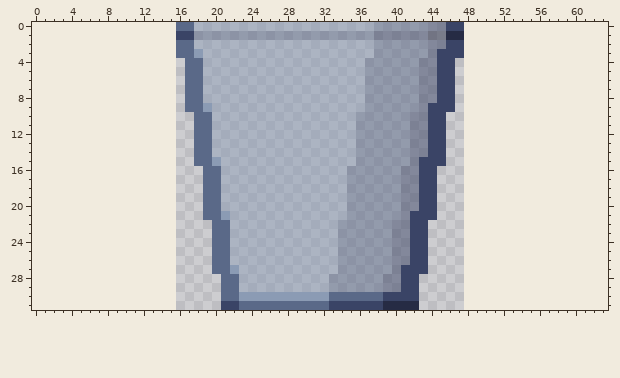
File history of a pixel-art sprite, sprites/bucket/bucket.png. The picture above was drawn from the file before the commit.
The file is 32x32 pixels. The old version is drawn lined up with the new one, on the new canvas.
After the commit:
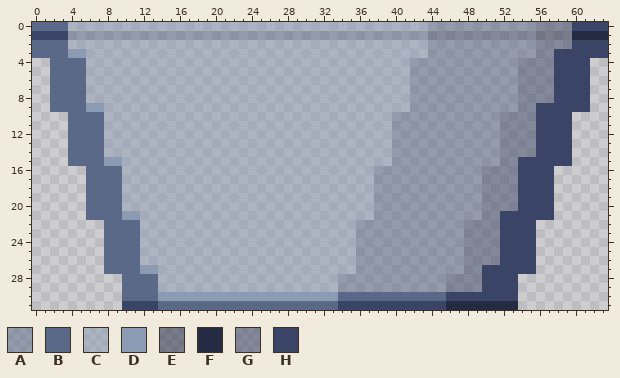
Palette (. is transparent): A #5a698880  B #5a6988  C #8b9bb480  D #8b9bb4  E #262b4480  F #262b44  G #3a446680  H #3a4466
Edits made:
canvas 32x32 -> 64x32, the old top-left corner now at 16,0
y 0: x 0..17 ................BB -> BBBBCCCCCCCCCCCCCC; x 38..63 AAAAAAGGHH................ -> CCCCCCAAAAAAAAAAAAGGGGHHHH
y 1: x 0..17 ................HH -> HHHHAAAAAAAAAAAAAA; x 38..63 GGGGGGEEFF................ -> AAAAAAGGGGGGGGGGGGEEEEFFFF
y 2: x 0..17 ................BB -> BBBBCCCCCCCCCCCCCC; x 38..63 AAAAAAGGHH................ -> CCCCCCAAAAAAAAAAAAGGGGHHHH
y 3: x 0..18 ................BBD -> BBBBDDCCCCCCCCCCCCC; x 38..63 AAAAAAGHHH................ -> CCCCCCAAAAAAAAAAAAGGHHHHHH
y 4..8: x 2..18 ...............BB -> BBBBCCCCCCCCCCCCC; x 37..41 AAAAA -> CCCCC; x 43..61 GGHH............... -> AAAAAAAAAAAGGGGHHHH
y 9: x 2..19 ...............BBD -> BBBBDDCCCCCCCCCCCC; x 37..41 AAAAA -> CCCCC; x 43..61 GHHH............... -> AAAAAAAAAAAGGHHHHHH
y 10..14: x 4..19 ..............BB -> BBBBCCCCCCCCCCCC; x 36..39 AAAA -> CCCC; x 42..59 GGHH.............. -> AAAAAAAAAAGGGGHHHH
y 15: x 4..20 ..............BBD -> BBBBDDCCCCCCCCCCC; x 36..39 AAAA -> CCCC; x 42..59 GHHH.............. -> AAAAAAAAAAGGHHHHHH
y 16..20: x 6..20 .............BB -> BBBBCCCCCCCCCCC; x 35..37 AAA -> CCC; x 41..57 GGHH............. -> AAAAAAAAAGGGGHHHH
y 21: x 6..21 .............BBD -> BBBBDDCCCCCCCCCC; x 35..37 AAA -> CCC; x 41..57 GHHH............. -> AAAAAAAAAGGHHHHHH
y 22..26: x 8..21 ............BB -> BBBBCCCCCCCCCC; x 34..35 AA -> CC; x 40..55 GGHH............ -> AAAAAAAAGGGGHHHH
y 27: x 8..22 ............BBD -> BBBBDDCCCCCCCCC; x 34..35 AA -> CC; x 40..55 GHHH............ -> AAAAAAAAGGHHHHHH
y 28..29: x 10..22 ...........BB -> BBBBCCCCCCCCC; x 33 A -> C; x 39..53 GGHH........... -> AAAAAAAGGGGHHHH
y 30: x 10..22 ...........BB -> BBBBDDDDDDDDD; x 33 B -> D; x 39..53 HHHH........... -> BBBBBBBHHHHHHHH
y 31: x 10..22 ...........HH -> HHHHBBBBBBBBB; x 33 H -> B; x 39..53 FFFF........... -> HHHHHHHFFFFFFFF
Pixel boxes of the changes (left, top, right, bottom) in both pictures:
changed: (32, 22, 239, 310)
changed: (329, 22, 608, 310)
